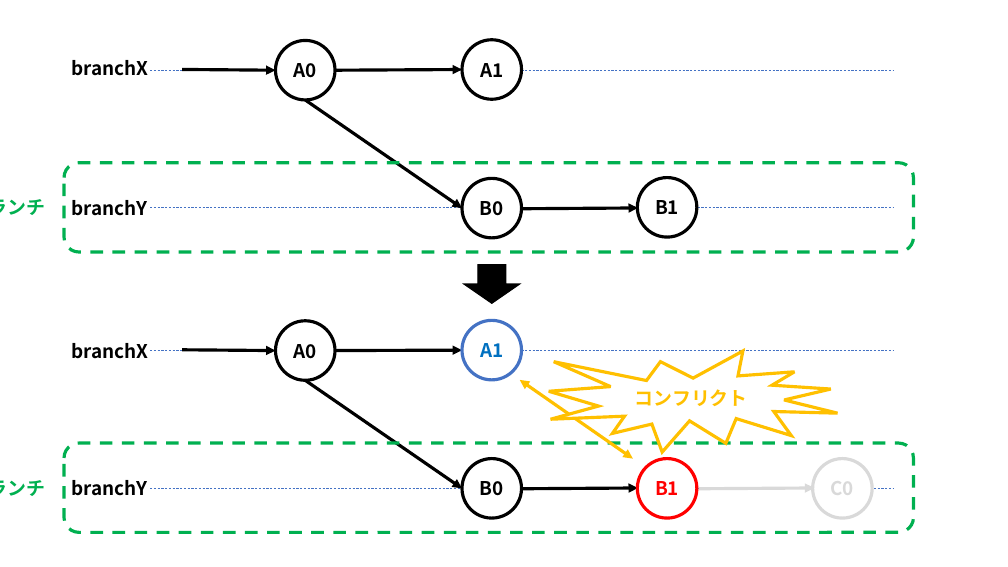
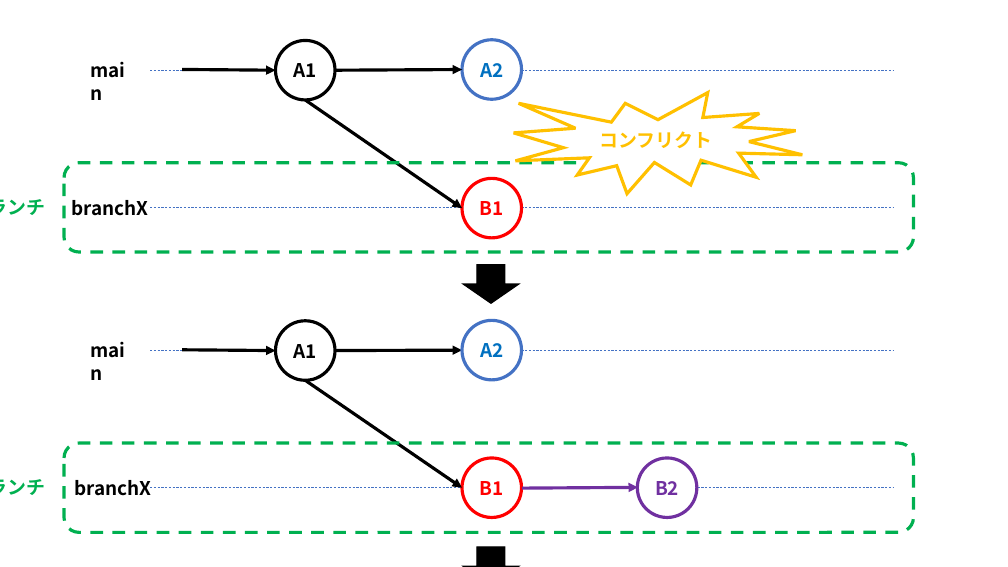
Before and after one commit to nishida2073/ai_navive, a slide deck: slide 48 of 01_テキスト/Git入門_図.pptx (slide 46 before the commit). Drawn at 1008x567 pixels with LibreOffice and Linux fonts; fonts in the diff are those of the drawing. Boxes give left, top, right and bottom in pixels: in the first picture for what was removed or moved away, otherwise in the second. Text is boxed around its words. In the diff, an @@ line names an element or a change of style, - is before the commit and + after.

```diff
--- a/01_テキスト/Git入門_図.pptx
+++ b/01_テキスト/Git入門_図.pptx
@@ text added at [82,55,144,85], 18 pt, text #000000, bold @@
+main
@@ ellipse "A2" at [462,40,522,100]: outline #000000 3 pt to #4472C4 3 pt @@
@@ text removed at [71,60,148,76] @@
-branchX
@@ text in ellipse at [294,63,317,77]: text changed @@
-A0
+A1
@@ text in ellipse at [480,63,503,77]: text changed; text colour #000000 to #0070C0 @@
-A1
+A2
@@ irregular seal "コンフリクト": place and size @@
-irregular seal "コンフリクト" at [549,351,838,452]
+irregular seal "コンフリクト" at [513,93,802,194]
@@ ellipse "B1" at [462,178,522,238]: outline #000000 3 pt to #FF0000 3 pt @@
@@ ellipse removed at [637,178,697,237] @@
-B1
@@ text at [71,200,148,216]: text changed @@
-branchY
+branchX
@@ text in ellipse at [480,201,504,215]: text changed; text colour #000000 to #FF0000 @@
-B0
+B1
@@ arrow removed from (523, 209) to (638, 208) @@
@@ text removed at [71,343,148,359] @@
-branchX
@@ text added at [82,336,144,366], 18 pt, text #000000, bold @@
+main
@@ text in ellipse at [294,344,317,358]: text changed @@
-A0
+A1
@@ text in ellipse at [480,343,503,357]: text changed @@
-A1
+A2
@@ double arrow removed from (520, 380) to (633, 459) @@
@@ ellipse "B1" at [462,458,522,518]: outline #000000 3 pt to #FF0000 3 pt @@
@@ ellipse "B2" at [637,458,697,518]: outline #FF0000 3 pt to #7030A0 3 pt @@
@@ ellipse removed at [813,459,873,519] @@
-C0
@@ text at [74,480,151,496]: text changed @@
-branchY
+branchX
@@ text in ellipse at [480,481,504,495]: text changed; text colour #000000 to #FF0000 @@
-B0
+B1
@@ arrow (523, 488) - (638, 488): stroke #000000 3 pt to #7030A0 3 pt @@
@@ text in ellipse at [655,481,679,495]: text changed; text colour #FF0000 to #7030A0 @@
-B1
+B2
@@ arrow removed from (699, 489) to (814, 488) @@
@@ right arrow added at [463,547,519,567], fill #000000, outline #000000 1 pt @@
```
Also in this commit, not shown: 10 other slides changed, 1 slide added, 1 other file.
